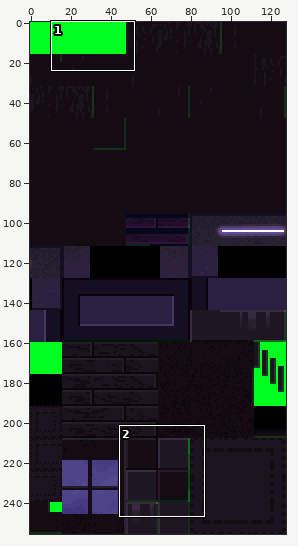
Sprite sheet, stored at src/gfx/tileset_house_bg.png. The picture above shows the old version from afar; the outline marks the close-up.
Close-up. As it was:
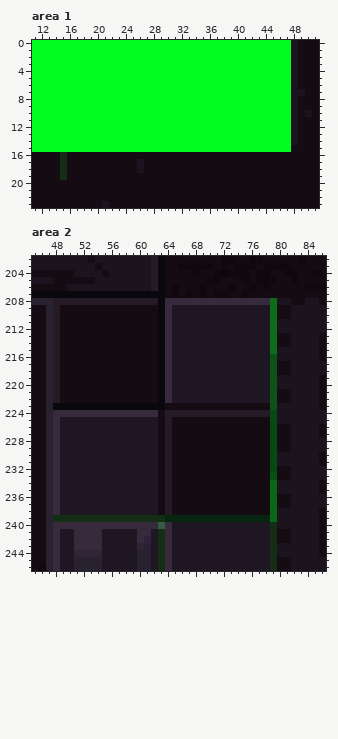
The file is 128x256 pixels. Colours within 5 levels of each other are drawn and written as one. Shown: area 1: x 11..51, y 0..23; area 2: x 45..86, y 202..246.
After the commit:
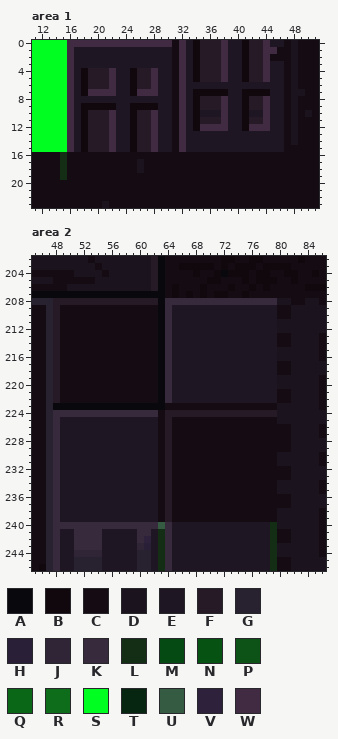
Palette (. is transparent): A #08080d  B #10080c  C #140c12  D #1b131d  E #1e1623  F #251a25  G #282230  H #291f36  J #302536  K #362a3c  L #132e15  M #054a12  N #055213  P #0d5217  Q #096717  R #0d6d1a  S #00ff21  T #072611  U #365b43  V #2e213c  W #412b43
What changed:
--- area 1
@@ x 11..51 @@
- 0 SSSSSSSSSSSSSSSSSSSSSSSSSSSSSSSSSSSSSDCCC
- 1 SSSSSSSSSSSSSSSSSSSSSSSSSSSSSSSSSSSSSDCCC
- 2 SSSSSSSSSSSSSSSSSSSSSSSSSSSSSSSSSSSSSDCCC
- 3 SSSSSSSSSSSSSSSSSSSSSSSSSSSSSSSSSSSSSDCCC
- 4 SSSSSSSSSSSSSSSSSSSSSSSSSSSSSSSSSSSSSDCCC
- 5 SSSSSSSSSSSSSSSSSSSSSSSSSSSSSSSSSSSSSDCCC
- 6 SSSSSSSSSSSSSSSSSSSSSSSSSSSSSSSSSSSSSDCCC
- 7 SSSSSSSSSSSSSSSSSSSSSSSSSSSSSSSSSSSSSDDCC
- 8 SSSSSSSSSSSSSSSSSSSSSSSSSSSSSSSSSSSSSDCCC
- 9 SSSSSSSSSSSSSSSSSSSSSSSSSSSSSSSSSSSSSDCCC
-10 SSSSSSSSSSSSSSSSSSSSSSSSSSSSSSSSSSSSSDCDC
-11 SSSSSSSSSSSSSSSSSSSSSSSSSSSSSSSSSSSSSDCCC
-12 SSSSSSSSSSSSSSSSSSSSSSSSSSSSSSSSSSSSSDCCC
-13 SSSSSSSSSSSSSSSSSSSSSSSSSSSSSSSSSSSSSDCCC
-14 SSSSSSSSSSSSSSSSSSSSSSSSSSSSSSSSSSSSSDCCC
-15 SSSSSSSSSSSSSSSSSSSSSSSSSSSSSSSSSSSSSCCCC
+ 0 SSSSSWWWWWWWWWWWWWWWCWEBFFFWEEBFFWEECDCCC
+ 1 SSSSSWEEEEEEEEEEEEEECWEBFFFWEEBFFWWCCDCCC
+ 2 SSSSSWEEEEEEEEEEEEEECWEBFFFWEEBFFWCCCDCCC
+ 3 SSSSSWEEEEEEEEEEEEEECWEBFFFWEEBFFWEECDCCC
+ 4 SSSSSWEBFFFWEEBFFWEECWEBFFFWEEBFFWEECDCCC
+ 5 SSSSSWEBFFFWEEBFFWEECWEBFFFWEEBFFWEECDCCC
+ 6 SSSSSWEBFFFWEEBFFWEECWEEEEEEEEEEEEEECDCCC
+ 7 SSSSSWEBWWWWEEBWWWEECWEBBBBBEEBBBBEECDDCC
+ 8 SSSSSWEEEEEEEEEEEEEECWEBFFFWEEBFFWEECDCCC
+ 9 SSSSSWEBBBBBEEBBBBEECWEBFFFWEEBFFWEECDCCC
+10 SSSSSWEBFFFWEEBFFWEECWEBEEEWEEBEEWEECDCDC
+11 SSSSSWEBFFFWEEBFFWEECWEBFFFWEEBFFWEECDCCC
+12 SSSSSWEBFFFWEEBFFWEECWEBWWWWEEBWWWEECDCCC
+13 SSSSSWEBFFFWEEBFFWEECWEEEEEEEEEEEEEECDCCC
+14 SSSSSWEBFFFWEEBFFWEECWEEEEEEEEEEEEEECDCCC
+15 SSSSSWEBFFFWEEBFFWEECWEEEEEEEEEEEEEECCCCC
 16 CCCCLCCCCCCCCCCCCCCCCCCCCCCCCCCCCCCCCCCCC
--- area 2
@@ x 45..86 @@
 207 AAAAAAAAAAAAAAAAAAACBCBCBCBBCCBCCCCCCCCCCC
-208 GGGFFFFFFFFFFFFFFFAKKKKKKKKKKKKKKKRDDCCDDC
-209 CCGFCCCCCCCCCCCCCCAKEEEEEEEEEEEEEERCCDDDDD
-210 CCGFCCCCCCCCCCCCCCAKEEEEEEEEEEEEEERCCDDDDD
-211 CCGFCCCCCCCCCCCCCCAKEEEEEEEEEEEEEERDDDDDDD
-212 CCGFCCCCCCCCCCCCCCAKEEEEEEEEEEEEEERDDDDDDD
-213 CCGFCCCCCCCCCCCCCCAKEEEEEEEEEEEEEERCCDDDDC
-214 CCGFCCCCCCCCCCCCCCAKEEEEEEEEEEEEEERCCDDDDC
-215 CCGFCCCCCCCCCCCCCCAKEEEEEEEEEEEEEERDDDDDDC
-216 CCGFCCCCCCCCCCCCCCAKEEEEEEEEEEEEEEPDDDDDDC
-217 CCGFCCCCCCCCCCCCCCAKEEEEEEEEEEEEEEPCCDDDDD
-218 CCGFCCCCCCCCCCCCCCAKEEEEEEEEEEEEEEPCCDDDDD
-219 CCGFCCCCCCCCCCCCCCAKEEEEEEEEEEEEEEPDDDDDDC
-220 CCGFCCCCCCCCCCCCCCAKEEEEEEEEEEEEEEPDDDDDDC
-221 CCGFCCCCCCCCCCCCCCAKEEEEEEEEEEEEEEPCCDDDDC
-222 CCGFCCCCCCCCCCCCCCAKEEEEEEEEEEEEEEPCCDDDDC
-223 CCGAAAAAAAAAAAAAAAACCCCCCCCCCCCCCCPDDDDDDC
-224 CCGKKKKKKKKKKKKKKKCFFFFFFFFFFFFFFFMDDDDDDD
-225 CCGKEEEEEEEEEEEEEECFCCCCCCCCCCCCCCMDDDDDDD
-226 CCGKEEEEEEEEEEEEEECFCCCCCCCCCCCCCCMCCDDDDC
-227 CCGKEEEEEEEEEEEEEECFCCCCCCCCCCCCCCMCCDDDDC
-228 CCGKEEEEEEEEEEEEEECFCCCCCCCCCCCCCCMCCDDDDD
-229 CCGKEEEEEEEEEEEEEECFCCCCCCCCCCCCCCMCCDDDDD
-230 CCGKEEEEEEEEEEEEEECFCCCCCCCCCCCCCCMDDDDDDC
-231 CCGKEEEEEEEEEEEEEECFCCCCCCCCCCCCCCMDDDDDDC
-232 CCGKEEEEEEEEEEEEEECFCCCCCCCCCCCCCCMCCDDDDD
-233 CCGKEEEEEEEEEEEEEECFCCCCCCCCCCCCCCNCCDDDDD
-234 CCGKEEEEEEEEEEEEEECFCCCCCCCCCCCCCCQDDDDDDC
-235 CCGKEEEEEEEEEEEEEECFCCCCCCCCCCCCCCQDDDDDDC
-236 CCGKEEEEEEEEEEEEEECFCCCCCCCCCCCCCCQCCDDDDD
-237 CCGKEEEEEEEEEEEEEECFCCCCCCCCCCCCCCQCCDDDDD
-238 CCGKEEEEEEEEEEEEEECFCCCCCCCCCCCCCCQDDDDDDC
-239 CCGLLLLLLLLLLLLLLLLTTTTTTTTTTTTTTTQDDDDDDC
+208 GGGFFFFFFFFFFFFFFFAKKKKKKKKKKKKKKKKDDCCDDC
+209 CCGFCCCCCCCCCCCCCCAKEEEEEEEEEEEEEEECCDDDDD
+210 CCGFCCCCCCCCCCCCCCAKEEEEEEEEEEEEEEECCDDDDD
+211 CCGFCCCCCCCCCCCCCCAKEEEEEEEEEEEEEEEDDDDDDD
+212 CCGFCCCCCCCCCCCCCCAKEEEEEEEEEEEEEEEDDDDDDD
+213 CCGFCCCCCCCCCCCCCCAKEEEEEEEEEEEEEEECCDDDDC
+214 CCGFCCCCCCCCCCCCCCAKEEEEEEEEEEEEEEECCDDDDC
+215 CCGFCCCCCCCCCCCCCCAKEEEEEEEEEEEEEEEDDDDDDC
+216 CCGFCCCCCCCCCCCCCCAKEEEEEEEEEEEEEEEDDDDDDC
+217 CCGFCCCCCCCCCCCCCCAKEEEEEEEEEEEEEEECCDDDDD
+218 CCGFCCCCCCCCCCCCCCAKEEEEEEEEEEEEEEECCDDDDD
+219 CCGFCCCCCCCCCCCCCCAKEEEEEEEEEEEEEEEDDDDDDC
+220 CCGFCCCCCCCCCCCCCCAKEEEEEEEEEEEEEEEDDDDDDC
+221 CCGFCCCCCCCCCCCCCCAKEEEEEEEEEEEEEEECCDDDDC
+222 CCGFCCCCCCCCCCCCCCAKEEEEEEEEEEEEEEECCDDDDC
+223 CCGAAAAAAAAAAAAAAAACCCCCCCCCCCCCCCCDDDDDDC
+224 CCGKKKKKKKKKKKKKKKCFFFFFFFFFFFFFFFFDDDDDDD
+225 CCGKEEEEEEEEEEEEEECFCCCCCCCCCCCCCCCDDDDDDD
+226 CCGKEEEEEEEEEEEEEECFCCCCCCCCCCCCCCCCCDDDDC
+227 CCGKEEEEEEEEEEEEEECFCCCCCCCCCCCCCCCCCDDDDC
+228 CCGKEEEEEEEEEEEEEECFCCCCCCCCCCCCCCCCCDDDDD
+229 CCGKEEEEEEEEEEEEEECFCCCCCCCCCCCCCCCCCDDDDD
+230 CCGKEEEEEEEEEEEEEECFCCCCCCCCCCCCCCCDDDDDDC
+231 CCGKEEEEEEEEEEEEEECFCCCCCCCCCCCCCCCDDDDDDC
+232 CCGKEEEEEEEEEEEEEECFCCCCCCCCCCCCCCCCCDDDDD
+233 CCGKEEEEEEEEEEEEEECFCCCCCCCCCCCCCCCCCDDDDD
+234 CCGKEEEEEEEEEEEEEECFCCCCCCCCCCCCCCCDDDDDDC
+235 CCGKEEEEEEEEEEEEEECFCCCCCCCCCCCCCCCDDDDDDC
+236 CCGKEEEEEEEEEEEEEECFCCCCCCCCCCCCCCCCCDDDDD
+237 CCGKEEEEEEEEEEEEEECFCCCCCCCCCCCCCCCCCDDDDD
+238 CCGKEEEEEEEEEEEEEECFCCCCCCCCCCCCCCCDDDDDDC
+239 CCGKEEEEEEEEEEEEEECFCCCCCCCCCCCCCCCDDDDDDC
 240 CCGKKKKKKKKKKKKKKKUKEEEEEEEEEEEEEELDDDDDDC
Boxes around the changes in both close-ups, in picture pixels (x1, y1, x2, y2):
changed: (67, 40, 291, 152)
changed: (53, 298, 277, 522)
